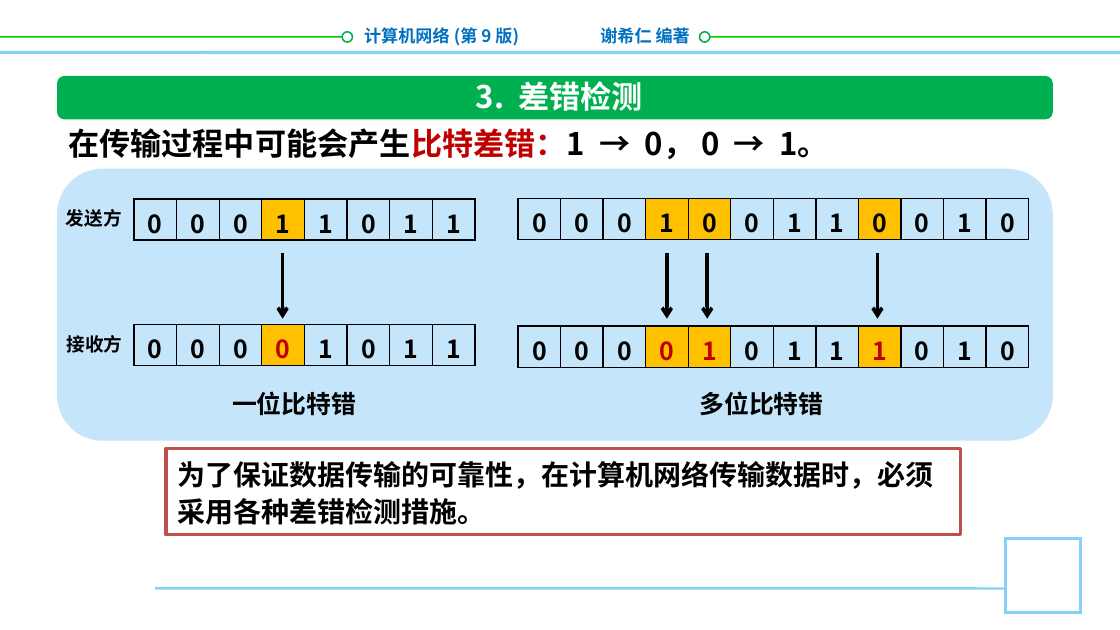
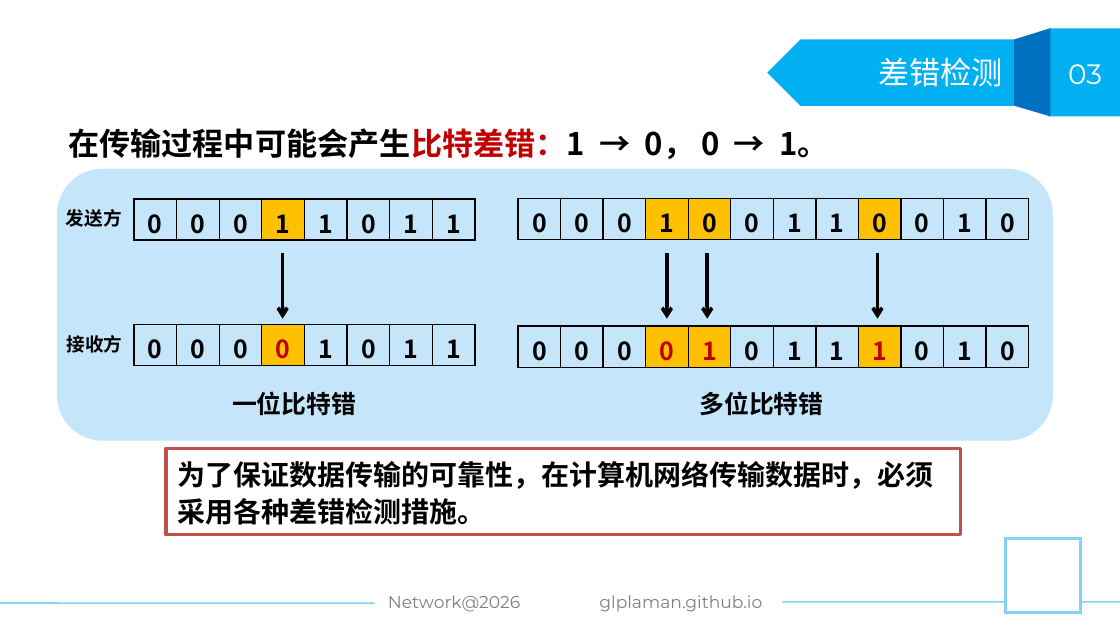
Before and after one commit to glplaman/glplaman.github.io, a slide deck: slide 19 of network/ppt/52785PPT课件/第3章.pptx. Drawn at 1120x630 pixels with LibreOffice and Linux fonts; fonts in the diff are those of the drawing; background and template pictures are left out. Boxes give left, top, right and bottom in pixels: in the first picture for what was removed or moved away, otherwise in the second. Text is boxed around its words. In the diff, an @@ line names an element or a change of style, - is before the commit and + after.

Commit message:
network

```diff
--- a/network/ppt/52785PPT课件/第3章.pptx
+++ b/network/ppt/52785PPT课件/第3章.pptx
@@ text removed at [364,27,519,46] @@
-计算机网络 (第 9 版)
@@ text removed at [600,25,690,48] @@
-谢希仁 编著
@@ freeform shape added at [1015,28,1051,116], fill #0070C0 @@
@@ rectangle added at [1049,28,1120,116], fill #00B0F0 @@
@@ line removed from (0, 53) to (1120, 53) @@
@@ line removed from (0, 37) to (347, 37) @@
@@ ellipse removed at [342,31,352,41] @@
@@ title "差错检测" at [878,57,1003,87]: vertical alignment top to middle @@
@@ line removed from (700, 37) to (1120, 37) @@
@@ ellipse removed at [700,31,710,41] @@
@@ pentagon arrow added at [767,39,1015,105], fill #00B0F0 @@
@@ title at [878,57,1003,87]: text changed; font Noto Sans CJK SC to Montserrat; bold off @@
-3. 差错检测
+差错检测
@@ rounded rectangle removed at [57,76,1053,120] @@
@@ text added at [1068,64,1102,84], 18 pt, text #FFFFFF @@
+03
@@ line removed from (156, 588) to (1006, 588) @@
@@ text added at [388,595,520,612], 11 pt, text #808080 @@
+Network@2026
@@ text added at [599,595,762,612], 11 pt, text #808080 @@
+glplaman.github.io
@@ line added from (0, 603) to (396, 603), #85D1F7 1 pt @@
@@ line added from (724, 601) to (1120, 601), #85D1F7 1 pt @@
```
Also in this commit, not shown: 134 other slides changed, 9 other files.
